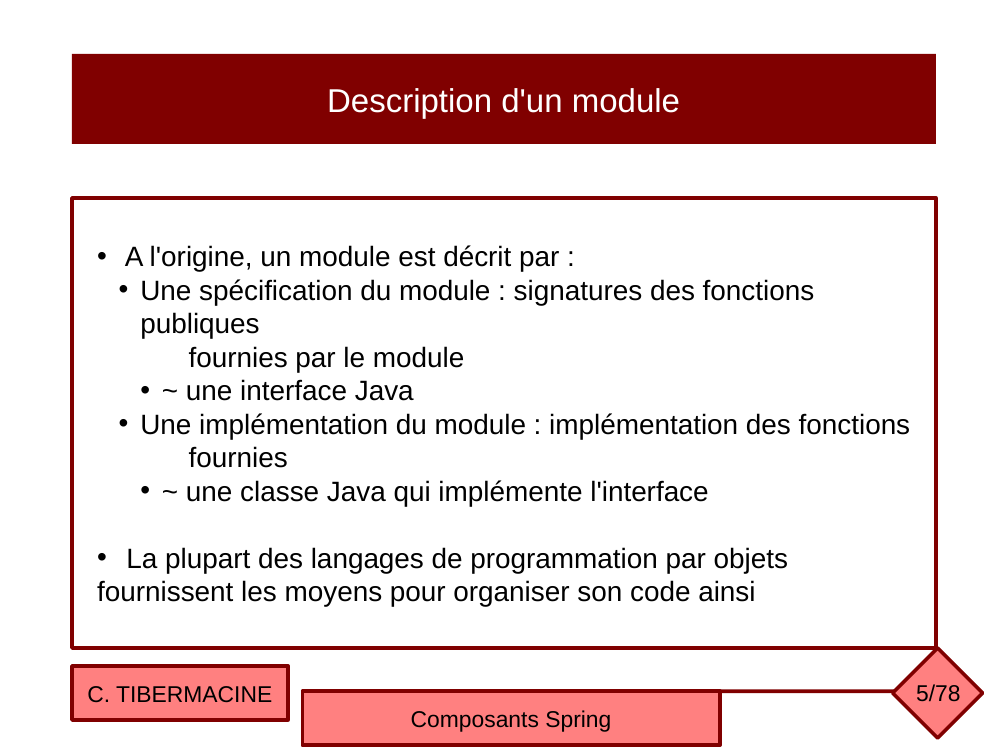
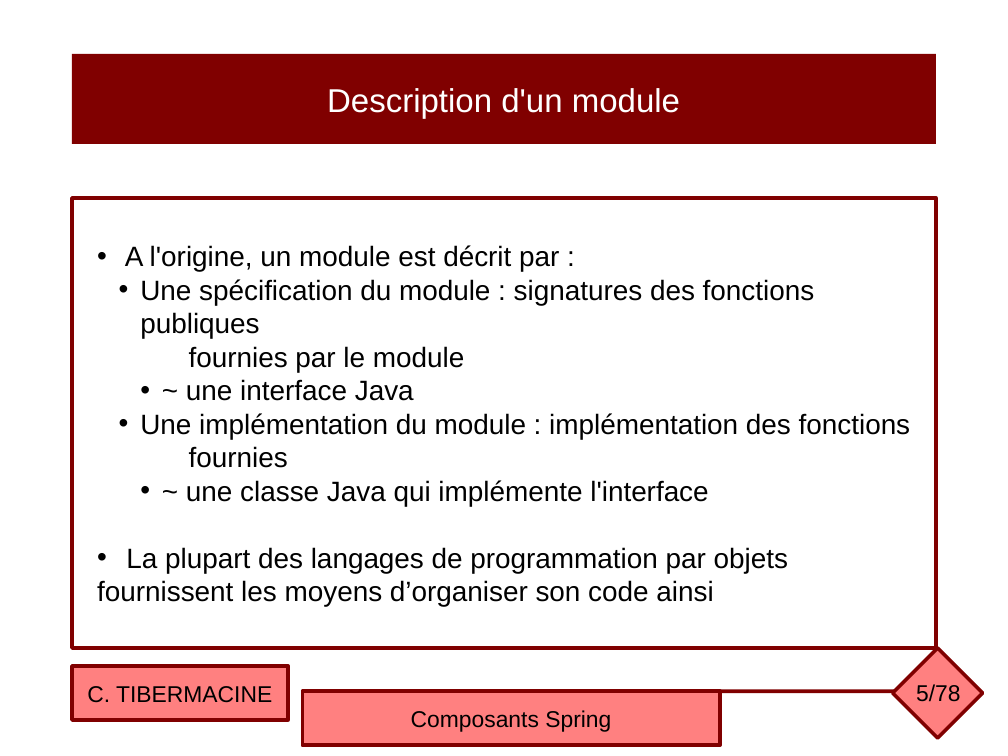
Before and after one commit to ctiber/composants, a slide deck: slide 5 of cours/cours2.odp. Drawn at 1008x756 pixels with LibreOffice and Linux fonts; fonts in the diff are those of the drawing. Boxes give left, top, right and bottom in pixels: in the first picture for what was removed or moved away, otherwise in the second. Text is boxed around its words. In the diff, an @@ line names an element or a change of style, - is before the commit and + after.

```diff
--- a/cours/cours2.odp
+++ b/cours/cours2.odp
@@ text in rectangle at [97,580,713,606]: text changed @@
-fournissent les moyens pour organiser son code ainsi
+fournissent les moyens d’organiser son code ainsi
```
Also in this commit, not shown: 6 other slides changed, 1 other file.
